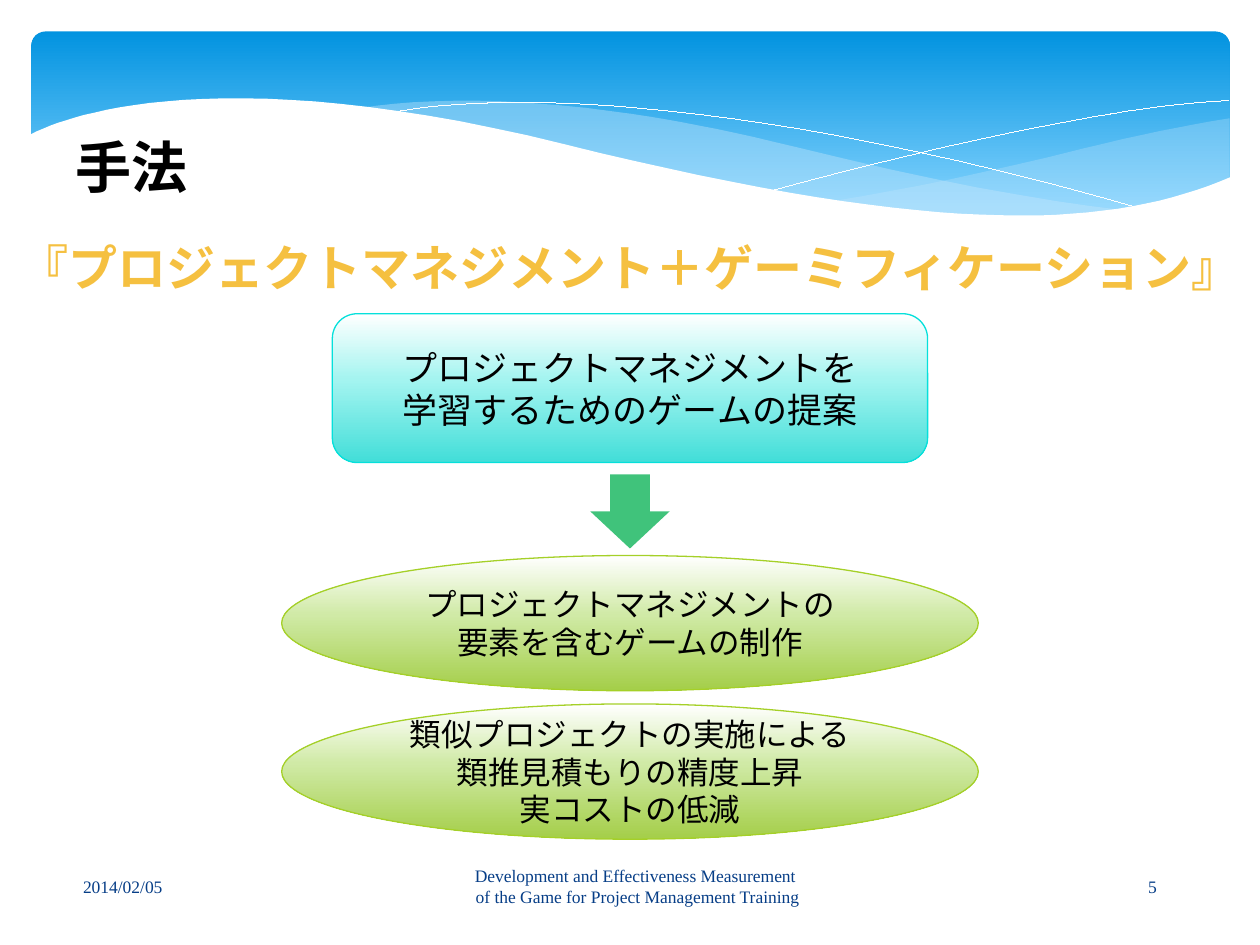
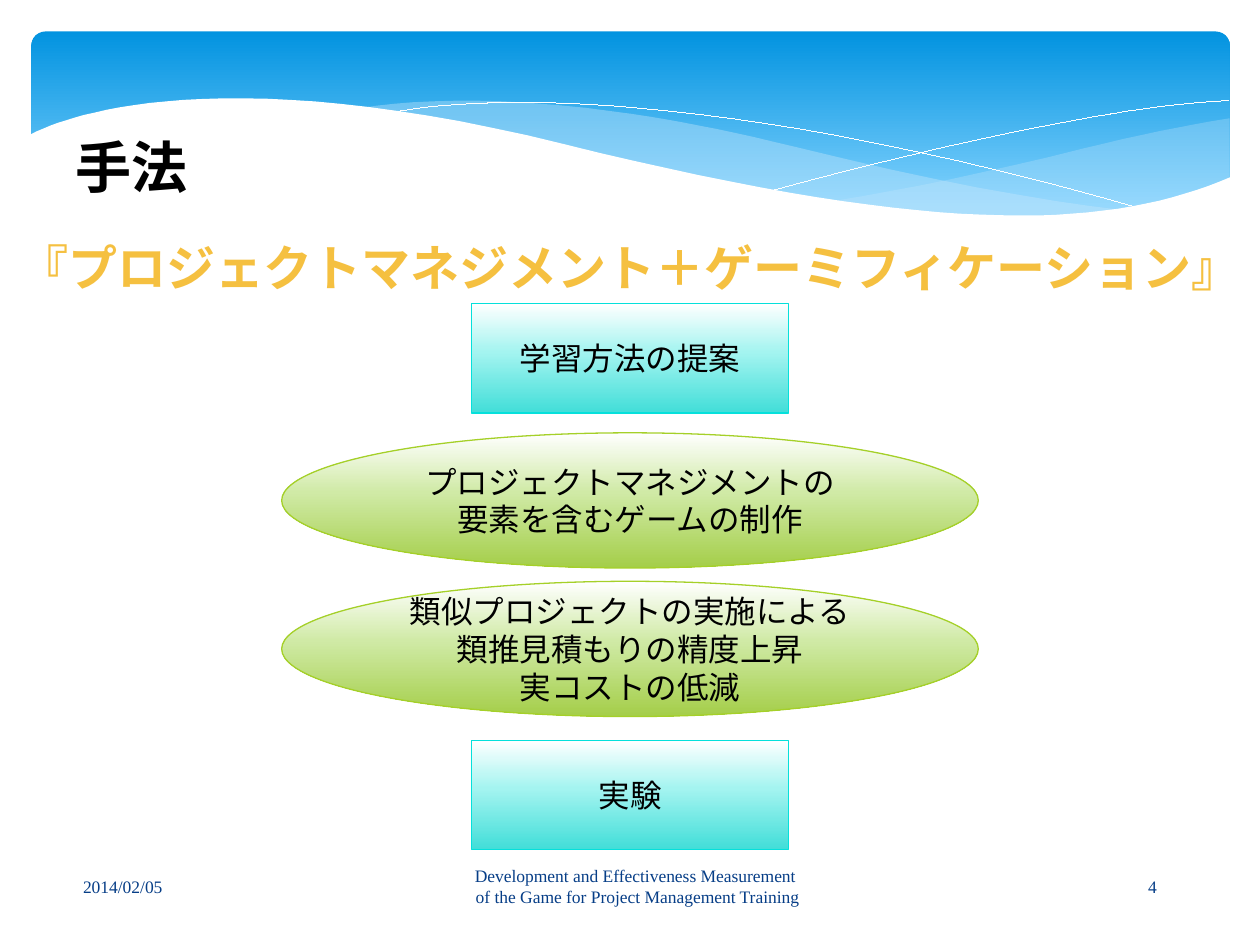
Before and after one commit to keimatsui/kadai, a slide deck: slide 4 of 卒業論文/2012/HTET MYET MUN WIN/卒論発表プレゼン.pptx (slide 5 before the commit). Drawn at 1260x945 pixels with LibreOffice and Linux fonts; fonts in the diff are those of the drawing. Boxes give left, top, right and bottom in pixels: in the first picture for what was removed or moved away, otherwise in the second. Text is boxed around its words. In the diff, an @@ line names an element or a change of style, - is before the commit and + after.

```diff
--- a/卒業論文/2012/HTET MYET MUN WIN/卒論発表プレゼン.pptx
+++ b/卒業論文/2012/HTET MYET MUN WIN/卒論発表プレゼン.pptx
@@ rounded rectangle removed at (333,314,927,462) @@
-プロジェクトマネジメントを
-学習するためのゲームの提案
@@ rectangle added at (471,304,789,413), fill gradient #FFFFFF to #A5F4F0 to #42DFD9, outline #05E0DB 0.75 pt, 18 pt, text #000000 @@
+学習方法の提案
@@ ellipse "プロジェクトマネジメントの": place and size @@
-ellipse "プロジェクトマネジメントの" at (282,556,979,690)
+ellipse "プロジェクトマネジメントの" at (282,433,979,568)
@@ down arrow removed at (591,474,670,548) @@
@@ ellipse "類似プロジェクトの実施による": place and size @@
-ellipse "類似プロジェクトの実施による" at (282,704,979,839)
+ellipse "類似プロジェクトの実施による" at (282,581,979,716)
@@ rectangle added at (471,741,789,850), fill gradient #FFFFFF to #A5F4F0 to #42DFD9, outline #05E0DB 0.75 pt, 18 pt, text #000000 @@
+実験
@@ page number at (1148,881,1157,893): text changed @@
-5
+4
```
Also in this commit, not shown: 7 other slides changed, 1 slide added, 1 slide removed.
